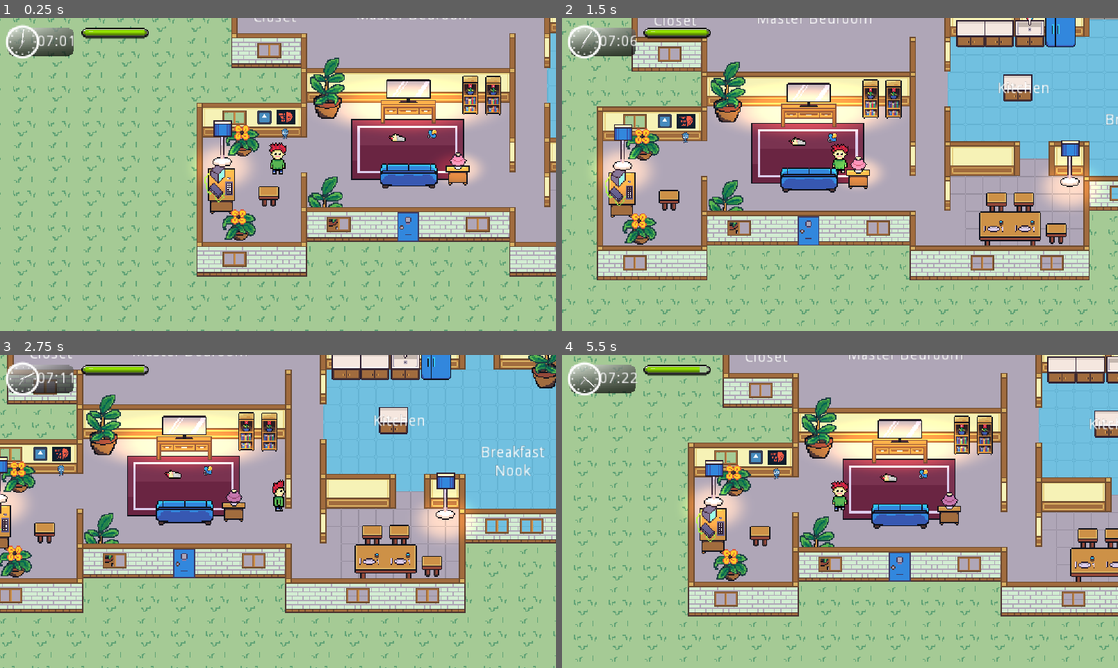
Above: before the commit, frames 1-4 (two rows, left to right).
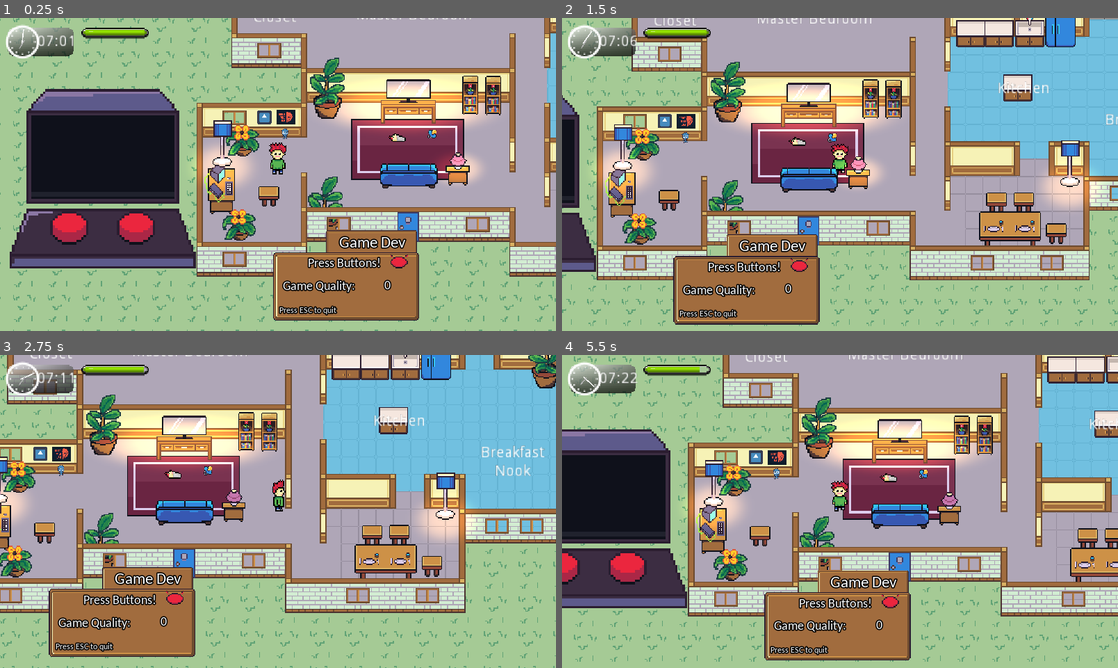
Above: after the commit, the same moments.

Repository: kevinms/godot-wild-jam-24
Game: Godot game, scene res://HouseV2.tscn
The game is run twice, just before and just after one commit, with the same random seed, the same clock (stepped at 60 frames per second) and the same inputs. The engine's default icon, where the game draws it, is replaced by a stand-in: a white triangle on a blue panel in a dark square.
Inputs:
- Up to frame 1 (0.25 s): no input
- Up to frame 2 (1.5 s): tap Enter (ui_accept) at 0.5, 0.77 s; hold Right (ui_right) 0.53-1.28 s; hold Down (ui_down) from 1.28 s (still down)
- Up to frame 3 (2.75 s): tap Enter (ui_accept) at 1.52 s; release Down (ui_down) at 2.03 s; hold Right (ui_right) from 2.03 s (still down)
- Up to frame 4 (5.5 s): release Right (ui_right) at 2.78 s; hold Up (ui_up) 2.78-3.53 s; tap Enter (ui_accept) at 3.02, 3.77, 4.52, 5 s; hold Left (ui_left) 3.53-5.03 s; hold Down (ui_down) from 5.03 s (still down)

The runs differ from the first frame. In frame 1, 23% of the frame differs, in the area x 1-76%, y 22-97%; in frame 2, 8.8%; in frame 3, 6.8%; in frame 4, 18%.

Commit message:
Progress on the computer typing mini game.

Diff:
--- a/Effects/RainbowColor.gd
+++ b/Effects/RainbowColor.gd
@@ -1,36 +1,8 @@
 extends Node
 
-enum ColorState{
-	RED, GREEN, BLUE
-}
-var color_state = ColorState.RED
 var color = Color("d45407")
 
 func rainbow_next_color():
-	match color_state:
-		ColorState.RED:
-			if color.r8 >= 212:
-				if color.b8 > 7:
-					color.b8 = max(color.b8 - 50, 7)
-				else:
-					color_state = ColorState.GREEN
-			else:
-				color.r8 = min(color.r8 + 50, 212)
-		ColorState.GREEN:
-			if color.g8 >= 212:
-				if color.r8 > 7:
-					color.r8 = max(color.r8 - 50, 7)
-				else:
-					color_state = ColorState.BLUE
-			else:
-				color.g8 = min(color.g8 + 50, 212)
-		ColorState.BLUE:
-			if color.b8 >= 212:
-				if color.g8 > 7:
-					color.g8 = max(color.g8 - 50, 7)
-				else:
-					color_state = ColorState.RED
-			else:
-				color.b8 = min(color.b8 + 50, 212)
+	color.h += 0.035
 
 	return color
--- a/Effects/TypingEffect.tscn
+++ b/Effects/TypingEffect.tscn
@@ -39,6 +39,7 @@
 }
 
 [node name="TypingEffect" type="Node2D"]
+scale = Vector2( 1e-05, 1e-05 )
 script = ExtResource( 2 )
 
 [node name="Letter" type="Label" parent="."]
--- a/Furniture/ComputerDesk.tscn
+++ b/Furniture/ComputerDesk.tscn
@@ -6,6 +6,8 @@
 [ext_resource path="res://Furniture/Assets/computer-mini-game-dialogue.png" type="Texture" id=4]
 [ext_resource path="res://Furniture/Assets/dialogue-white.png" type="Texture" id=5]
 [ext_resource path="res://Fonts/carlito/Carlito-Regular.ttf" type="DynamicFontData" id=6]
+[ext_resource path="res://Furniture/Assets/button-press.png" type="Texture" id=7]
+[ext_resource path="res://Interactions/ComputerScreen.tscn" type="PackedScene" id=8]
 
 [sub_resource type="RectangleShape2D" id=1]
 extents = Vector2( 13.6135, 16.3172 )
@@ -42,6 +44,35 @@
 size = 8
 outline_size = 1
 outline_color = Color( 0, 0, 0, 1 )
+font_data = ExtResource( 6 )
+
+[sub_resource type="AtlasTexture" id=10]
+atlas = ExtResource( 7 )
+region = Rect2( 0, 0, 16, 14 )
+
+[sub_resource type="AtlasTexture" id=11]
+atlas = ExtResource( 7 )
+region = Rect2( 16, 0, 16, 14 )
+
+[sub_resource type="SpriteFrames" id=12]
+animations = [ {
+"frames": [ SubResource( 10 ), SubResource( 11 ) ],
+"loop": true,
+"name": "default",
+"speed": 5.0
+} ]
+
+[sub_resource type="DynamicFont" id=15]
+size = 8
+extra_spacing_char = 1
+font_data = ExtResource( 6 )
+
+[sub_resource type="DynamicFont" id=13]
+size = 8
+font_data = ExtResource( 6 )
+
+[sub_resource type="DynamicFont" id=14]
+size = 8
 font_data = ExtResource( 6 )
 
 [sub_resource type="Animation" id=7]
@@ -83,19 +114,17 @@
 position = Vector2( 59.6902, 14.6998 )
 z_index = 60
 frames = SubResource( 4 )
-frame = 1
 playing = true
 
 [node name="Minigame" type="Node2D" parent="."]
-visible = false
-position = Vector2( 37.7008, 35.7166 )
+position = Vector2( 0.450806, 35.4666 )
 z_index = 60
 
 [node name="NinePatchRect2" type="NinePatchRect" parent="Minigame"]
-margin_left = 57.572
-margin_top = -17.2374
-margin_right = 141.572
-margin_bottom = 6.76257
+margin_left = 95.572
+margin_top = -18.7374
+margin_right = 179.572
+margin_bottom = 5.2626
 texture = ExtResource( 5 )
 patch_margin_left = 12
 patch_margin_top = 12
@@ -106,10 +135,10 @@
 }
 
 [node name="Title" type="Label" parent="Minigame"]
-margin_left = 57.3554
-margin_top = -13.4645
-margin_right = 144.355
-margin_bottom = 8.53554
+margin_left = 95.3554
+margin_top = -14.9645
+margin_right = 182.355
+margin_bottom = 7.03554
 custom_fonts/font = SubResource( 9 )
 text = "Game Dev"
 align = 1
@@ -118,10 +147,10 @@
 }
 
 [node name="NinePatchRect" type="NinePatchRect" parent="Minigame"]
-margin_left = 9.0
-margin_top = 2.0
-margin_right = 144.0
-margin_bottom = 65.0
+margin_left = 47.0
+margin_top = 0.5
+margin_right = 182.0
+margin_bottom = 63.5
 texture = ExtResource( 5 )
 patch_margin_left = 12
 patch_margin_top = 12
@@ -132,10 +161,10 @@
 }
 
 [node name="Instructions" type="Label" parent="Minigame"]
-margin_left = 14.0
-margin_top = 7.0
-margin_right = 136.0
-margin_bottom = 19.0
+margin_left = 52.0
+margin_top = 5.5
+margin_right = 174.0
+margin_bottom = 17.5
 custom_fonts/font = SubResource( 6 )
 text = "Press Buttons!"
 align = 1
@@ -144,10 +173,10 @@
 }
 
 [node name="GameQuality" type="Label" parent="Minigame"]
-margin_left = 16.3575
-margin_top = 28.1591
-margin_right = 90.3575
-margin_bottom = 40.1591
+margin_left = 54.3575
+margin_top = 26.6591
+margin_right = 128.357
+margin_bottom = 38.6591
 custom_fonts/font = SubResource( 6 )
 text = "Game Quality: "
 align = 1
@@ -156,10 +185,10 @@
 }
 
 [node name="GameQualityValue" type="Label" parent="Minigame"]
-margin_left = 91.4047
-margin_top = 27.5953
-margin_right = 138.405
-margin_bottom = 39.5953
+margin_left = 129.405
+margin_top = 26.0953
+margin_right = 176.405
+margin_bottom = 38.0953
 custom_fonts/font = SubResource( 6 )
 text = "0"
 align = 1
@@ -168,13 +197,82 @@
 }
 
 [node name="ExitInstructions" type="Label" parent="Minigame"]
-margin_left = 14.1606
-margin_top = 52.9764
-margin_right = 61.1606
-margin_bottom = 60.9764
+margin_left = 52.1606
+margin_top = 51.4764
+margin_right = 99.1606
+margin_bottom = 59.4764
 custom_fonts/font = SubResource( 8 )
-text = "Press X to quit"
-align = 1
+text = "Press ESC to quit"
+align = 1
+__meta__ = {
+"_edit_use_anchors_": false
+}
+
+[node name="AnimatedSprite" type="AnimatedSprite" parent="Minigame"]
+position = Vector2( 163.164, 8.90556 )
+frames = SubResource( 12 )
+playing = true
+
+[node name="ComputerScreen" parent="Minigame" instance=ExtResource( 8 )]
+position = Vector2( -109.721, -60.6129 )
+
+[node name="RichCode" type="RichTextLabel" parent="Minigame"]
+visible = false
+margin_left = -182.389
+margin_top = -99.207
+margin_right = -142.389
+margin_bottom = -59.207
+rect_scale = Vector2( 3.2, 1.68 )
+custom_fonts/normal_font = SubResource( 15 )
+bbcode_enabled = true
+bbcode_text = "[shake rate=20 level=1]asdfasd[/shake]
+[rainbow freq=0.2 sat=10 val=20]sdfasdoijsofijasoidfjoaisdfjoaisj[/rainbow]
+aaaasdasd"
+text = "asdfasd
+sdfasdoijsofijasoidfjoaisdfjoaisj
+aaaasdasd"
+__meta__ = {
+"_edit_use_anchors_": false
+}
+
+[node name="UntypedCode" type="Label" parent="Minigame"]
+visible = false
+margin_left = -180.0
+margin_top = -98.0
+margin_right = -55.0
+margin_bottom = 16.0
+custom_fonts/font = SubResource( 13 )
+text = "func _input(event):
+    if !minigame_active:
+		return
+
+	if event is InputEventKey and event.pressed:
+		quality += 1
+		$Minigame/GameQualityValue.text = str(quality)
+
+		# Spawn effect
+		var obj = typingEffect.instance()
+		obj.position = $LetterSpawn.position
+		obj.text = OS.get_scancode_string(event.scancode)
+		add_child(obj)"
+autowrap = true
+clip_text = true
+max_lines_visible = 6
+__meta__ = {
+"_edit_use_anchors_": false
+}
+
+[node name="TypedCode" type="Label" parent="Minigame"]
+visible = false
+margin_left = -180.0
+margin_top = -98.0
+margin_right = -55.0
+margin_bottom = 16.0
+custom_fonts/font = SubResource( 14 )
+custom_colors/font_color = Color( 0.0117647, 1, 0.164706, 1 )
+autowrap = true
+clip_text = true
+max_lines_visible = 6
 __meta__ = {
 "_edit_use_anchors_": false
 }
--- /dev/null
+++ b/Interactions/ComputerChar.gd
@@ -0,0 +1,13 @@
+extends Node2D
+
+var typeable = false
+
+var text setget set_text, get_text
+func set_text(value):
+	$Label.text = value
+func get_text():
+	return $Label.text
+
+var color setget set_color
+func set_color(value):
+	$Label.add_color_override("font_color", value)
--- /dev/null
+++ b/Interactions/ComputerChar.tscn
@@ -0,0 +1,21 @@
+[gd_scene load_steps=4 format=2]
+
+[ext_resource path="res://Fonts/carlito/Carlito-Regular.ttf" type="DynamicFontData" id=1]
+[ext_resource path="res://Interactions/ComputerChar.gd" type="Script" id=2]
+
+[sub_resource type="DynamicFont" id=1]
+size = 9
+font_data = ExtResource( 1 )
+
+[node name="ComputerChar" type="Node2D"]
+script = ExtResource( 2 )
+
+[node name="Label" type="Label" parent="."]
+margin_right = 12.0
+margin_bottom = 14.0
+custom_fonts/font = SubResource( 1 )
+text = "A"
+align = 1
+__meta__ = {
+"_edit_use_anchors_": false
+}
--- a/Interactions/ComputerDesk.gd
+++ b/Interactions/ComputerDesk.gd
@@ -5,8 +5,47 @@
 var quality = 0
 var player = null
 onready var minigame = $Minigame
+var minigame_active = false
 
-var minigame_active = false
+const max_line_length = 32
+var source: String
+var next_letter_index = 0
+
+func load_source_code(path):
+	# Check if there is a saved file
+	var file = File.new()
+	if not file.file_exists(path):
+		print("No such file: ", path)
+		return ""
+
+	# Open existing file
+	var err = file.open(path, File.READ)
+	if err != OK:
+		printerr("Could not open file, error code ", err)
+		return ""
+
+#	var text = file.get_as_text()
+
+	var text = ""
+	while not file.eof_reached():
+		var line = file.get_line().replace("\t", "  ")
+
+		while line.length() > max_line_length:
+			print(line.left(max_line_length) + "\n")
+			text += line.left(max_line_length) + "\n"
+			line = line.right(max_line_length)
+
+		print(line + "\n")
+		text += line + "\n"
+
+	file.close()
+	return text
+
+func _ready():
+	source = load_source_code("res://source-code.txt")
+
+	$Minigame/UntypedCode.text = source
+	$Minigame/TypedCode.text = ""
 
 func _input(event):
 	if !minigame_active:
@@ -15,6 +54,14 @@
 	if event is InputEventKey and event.pressed:
 		quality += 1
 		$Minigame/GameQualityValue.text = str(quality)
+
+		# Update the computer screen
+		var letter = char(event.unicode)
+		if source[next_letter_index] == letter:
+			$Minigame/TypedCode.text += letter
+			next_letter_index += 1
+#		$Minigame/TypedCode.text += source[next_letter_index]
+#		next_letter_index += 1
 
 		# Spawn effect
 		var obj = typingEffect.instance()
--- /dev/null
+++ b/Interactions/ComputerScreen.gd
@@ -0,0 +1,96 @@
+extends Node2D
+
+onready var computer_char_scene = load("res://Interactions/ComputerChar.tscn")
+
+const max_line_length = 32
+const char_width = 5
+const char_height = 10
+const max_lines_displayed = 8
+
+var source_lines = []
+
+var current_char = 0
+var current_line = 0
+var next_line = 0
+
+func _ready():
+	var source = load_text_file("res://source-code.txt")
+
+	# Replace tabs with spaces
+	source = source.replace("\t", "..")
+	# Split on new lines
+	var raw_lines = source.split("\n", true)
+	# Split lines based on line length
+	var short_lines = []
+	for line in raw_lines:
+		while line.length() > max_line_length:
+			short_lines.append(line.left(max_line_length))
+			line = line.right(max_line_length)
+		short_lines.append(line)
+
+	# Loop over all lines
+	for line in short_lines:
+		var all_chars = []
+		for c in line:
+			# Create char object
+			var obj = computer_char_scene.instance()
+			obj.text = c
+
+			# Determine if char is typeable (exclude leading/trailing whitespace)
+			obj.typeable = true
+
+			all_chars.append(obj)
+		source_lines.append(all_chars)
+
+	# Add N lines, starting at line offset, to the scene
+	var i = 0
+	var y = 0
+	while i < source_lines.size() and i < max_lines_displayed:
+		add_line(source_lines[i], y)
+		y += char_height
+		print(i)
+		i += 1
+
+	current_line = 0
+	next_line = i
+
+func key_press(letter):
+	var line = source_lines[current_line]
+	var c = line[current_char]
+
+	if c.text == letter:
+		c.color = Color(0,1,0)
+
+	# As lines are typed:
+	#   Remove top line
+	#   Shift all chars up one row
+	#   Add a new row at the bottom
+
+func add_line(line: Array, y: float):
+	var x = 0
+	for c in line:
+			c.position = Vector2(x, y)
+			$TextPosition.add_child(c)
+			x += char_width
+
+func del_line(line: Array):
+	for c in line:
+		c.queue_free()
+
+func load_text_file(path):
+	# Check if there is a saved file
+	var file = File.new()
+	if not file.file_exists(path):
+		print("No such file: ", path)
+		return ""
+
+	# Open existing file
+	var err = file.open(path, File.READ)
+	if err != OK:
+		printerr("Could not open file, error code ", err)
+		return ""
+
+	var text = file.get_as_text()
+
+	file.close()
+	return text
--- /dev/null
+++ b/Interactions/ComputerScreen.tscn
@@ -0,0 +1,15 @@
+[gd_scene load_steps=3 format=2]
+
+[ext_resource path="res://Furniture/Assets/computer-screen.png" type="Texture" id=1]
+[ext_resource path="res://Interactions/ComputerScreen.gd" type="Script" id=2]
+
+[node name="ComputerScreen" type="Node2D"]
+script = ExtResource( 2 )
+
+[node name="ComputerScreen2" type="Sprite" parent="."]
+position = Vector2( 0.0716858, -0.38739 )
+scale = Vector2( 2.19781, 2.19781 )
+texture = ExtResource( 1 )
+
+[node name="TextPosition" type="Position2D" parent="."]
+position = Vector2( -64.83, -62.9718 )
--- a/project.godot
+++ b/project.godot
@@ -76,7 +76,6 @@
 "deadzone": 0.5,
 "events": [ Object(InputEventKey,"resource_local_to_scene":false,"resource_name":"","device":0,"alt":false,"shift":false,"control":false,"meta":false,"command":false,"pressed":false,"scancode":16777217,"unicode":0,"echo":false,"script":null)
 , Object(InputEventJoypadButton,"resource_local_to_scene":false,"resource_name":"","device":0,"button_index":1,"pressure":0.0,"pressed":false,"script":null)
-, Object(InputEventKey,"resource_local_to_scene":false,"resource_name":"","device":0,"alt":false,"shift":false,"control":false,"meta":false,"command":false,"pressed":false,"scancode":88,"unicode":0,"echo":false,"script":null)
  ]
 }
 ui_left={
Binary file added: Furniture/Assets/button-press.png
Not shown, added: Furniture/Assets/button-press.png.import
Binary file added: Furniture/Assets/computer-screen.png
Not shown, added: Furniture/Assets/computer-screen.png.import
Not shown: 1 places in Furniture/ComputerDesk.tscn that only renumber resources
Not shown, added: export_presets.cfg
Not shown, added: Furniture/Assets/button-press.xcf
Not shown, added: Furniture/Assets/computer-screen.xcf
Not shown, added: build.sh
